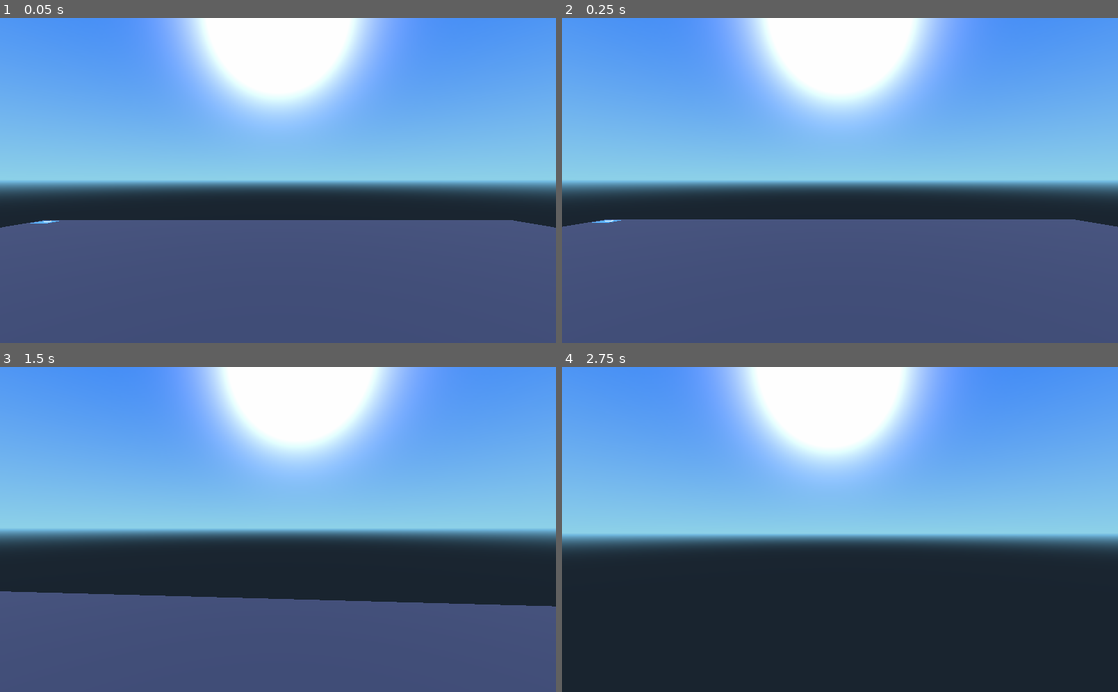
Above: before the commit, frames 1-4 (two rows, left to right).
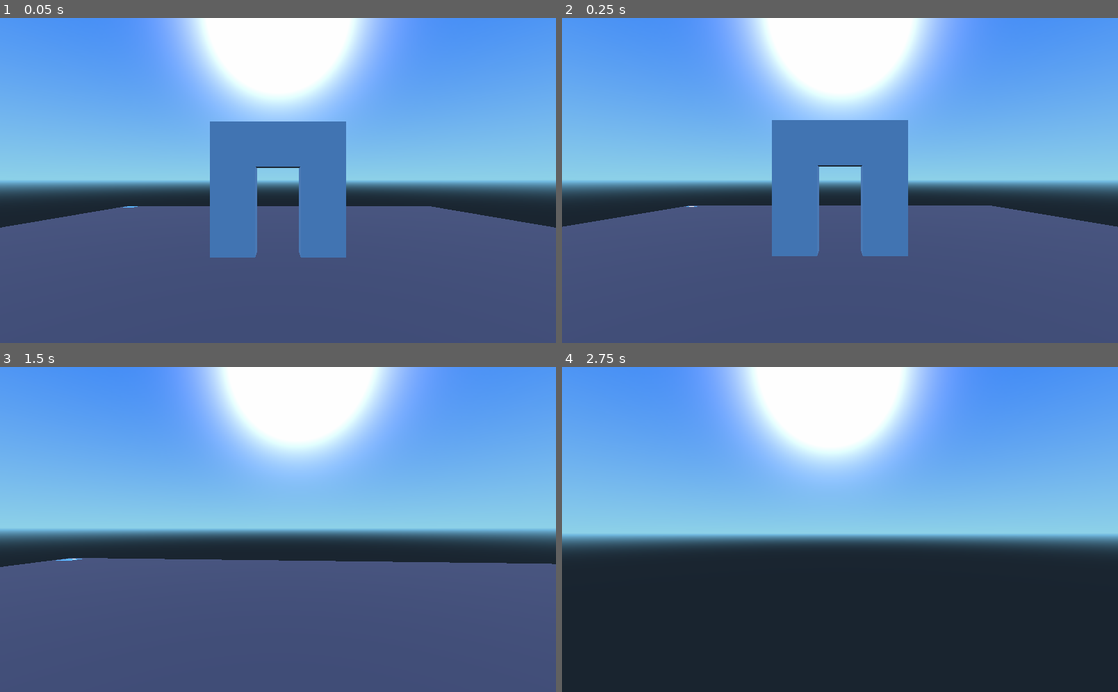
Above: after the commit, the same moments.

Repository: oskude/mcc-proto1
Game: Godot game, scene res://Main.tscn
Two runs of this game, one before a commit and one after it. Both use one fixed random seed, a clock stepped at 60 frames per second and the inputs below. The engine's default icon, where the game draws it, is replaced by a stand-in: a white triangle on a blue panel in a dark square.
Inputs (mouse positions are in pixels of both pictures, inside the frame that each line leads up to):
- Up to frame 1 (0.05 s): no input
- Up to frame 2 (0.25 s): no input
- Up to frame 3 (1.5 s): move the mouse to (305, 529) at 0.52 s; hold W (player_move_forward) from 0.53 s (still down); move the mouse to (250, 529) at 1.27 s
- Up to frame 4 (2.75 s): keep holding W (player_move_forward); move the mouse to (851, 523) at 2.02 s

The runs differ from the first frame. In frame 1, 10% of the frame differs, in the area x 5-92%, y 31-74%; in frame 2, 10%; in frame 3, 12%, in the area x 0-100%, y 58-74%; in frame 4, nothing differs.

Commit message:
add a 1x2 meter doorway

Diff:
--- a/Main.tscn
+++ b/Main.tscn
@@ -10,6 +10,7 @@
 [node name="Ground" parent="." instance=ExtResource( 2 )]
 
 [node name="Player" parent="." instance=ExtResource( 3 )]
+transform = Transform( 1, 0, 0, 0, 1, 0, 0, 0, 1, 0, 0, 5.36104 )
 
 [node name="DirectionalLight" type="DirectionalLight" parent="."]
 transform = Transform( 1, 0, 0, 0, -4.37114e-08, 1, 0, -1, -4.37114e-08, 0, 8.80091, 0 )
@@ -37,3 +38,35 @@
 directional_shadow_depth_range = 0
 directional_shadow_max_distance = 200.0
 _sections_unfolded = [ "Transform" ]
+
+[node name="CSGCombiner" type="CSGCombiner" parent="."]
+layers = 1
+operation = 0
+use_collision = false
+snap = 0.001
+
+[node name="CSGBox" type="CSGBox" parent="CSGCombiner"]
+transform = Transform( 1, 0, 0, 0, 1, 0, 0, 0, 1, 0, 1.5, 0 )
+layers = 1
+operation = 0
+use_collision = false
+snap = 0.001
+invert_faces = false
+width = 3.0
+height = 3.0
+depth = 0.5
+material = null
+_sections_unfolded = [ "Transform" ]
+
+[node name="CSGBox2" type="CSGBox" parent="CSGCombiner"]
+transform = Transform( 1, 0, 0, 0, 1, 0, 0, 0, 1, 0, 1, 0 )
+layers = 1
+operation = 2
+use_collision = false
+snap = 0.001
+invert_faces = false
+width = 1.0
+height = 2.0
+depth = 1.0
+material = null
+_sections_unfolded = [ "Transform" ]
